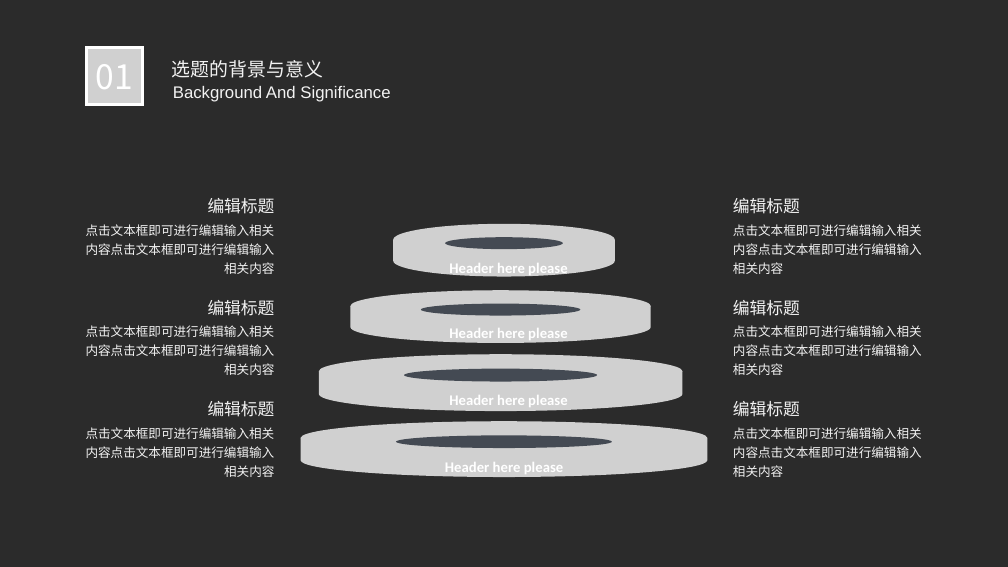
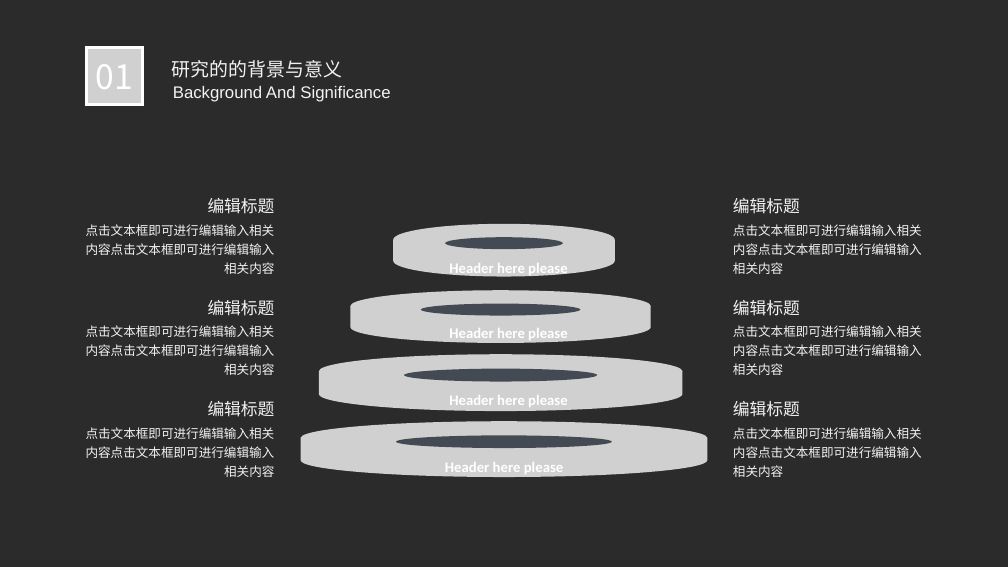
Before and after one commit to zjermery/MulFuncPerCalendar, a slide deck: slide 6 of Dods/论文/毕业论文答辩模板 (5).pptx. Drawn at 1008x567 pixels with LibreOffice and Linux fonts; fonts in the diff are those of the drawing; grey boxes stand for pictures; background and template pictures are left out; a plain dark background stands for a picture behind light text. Boxes give left, top, right and bottom in pixels: in the first picture for what was removed or moved away, otherwise in the second. Text is boxed around its words. In the diff, an @@ line names an element or a change of style, - is before the commit and + after.

```diff
--- a/Dods/论文/毕业论文答辩模板 (5).pptx
+++ b/Dods/论文/毕业论文答辩模板 (5).pptx
@@ text at [172,60,342,78]: text changed @@
-选题的背景与意义
+研究的的背景与意义
```
Also in this commit, not shown: 9 other slides changed, 2 other files.
